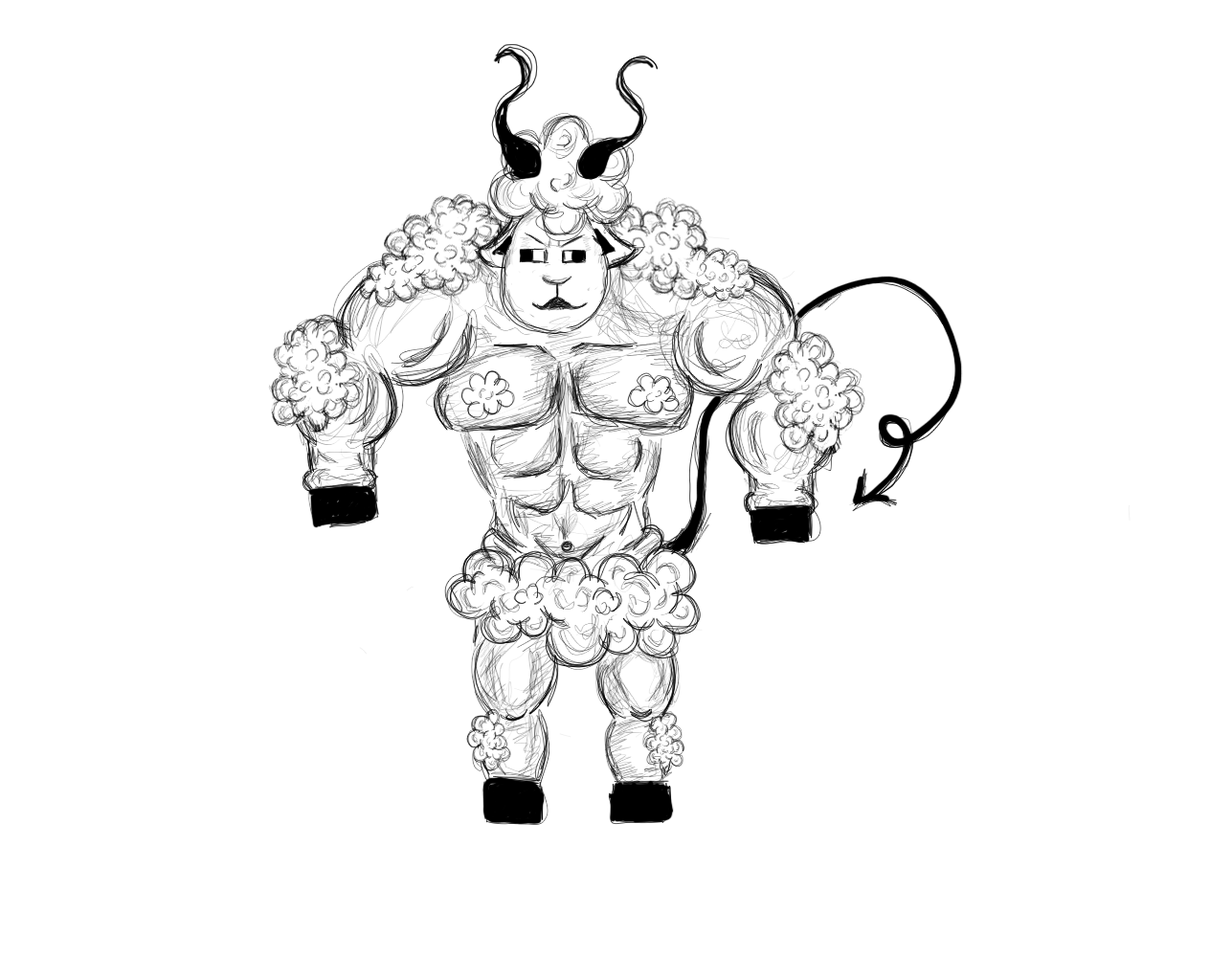
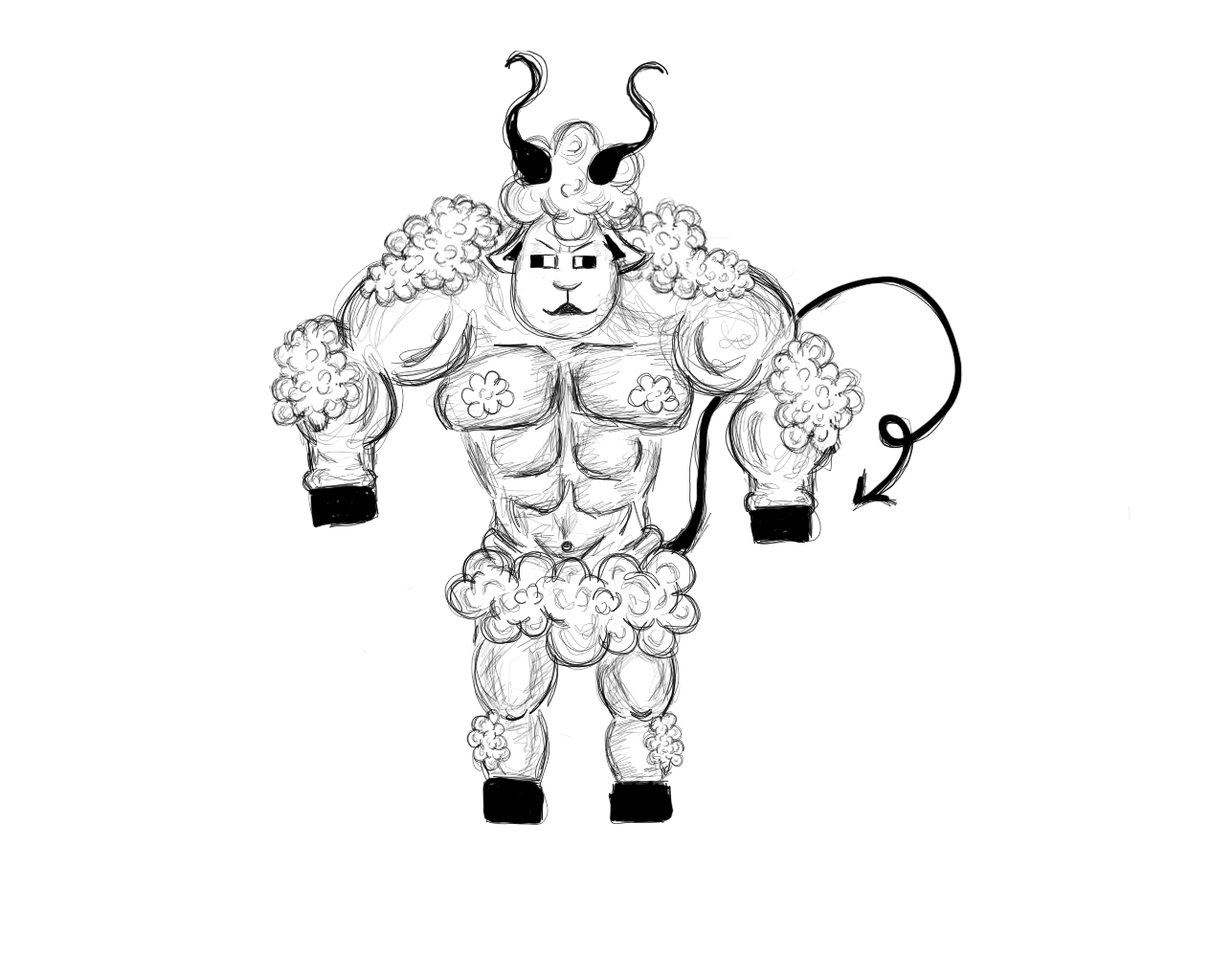
Two versions of the same layered image (1232x957). Layer-by-layer changes:
painted on "hoofd" over [473, 44, 845, 491]
